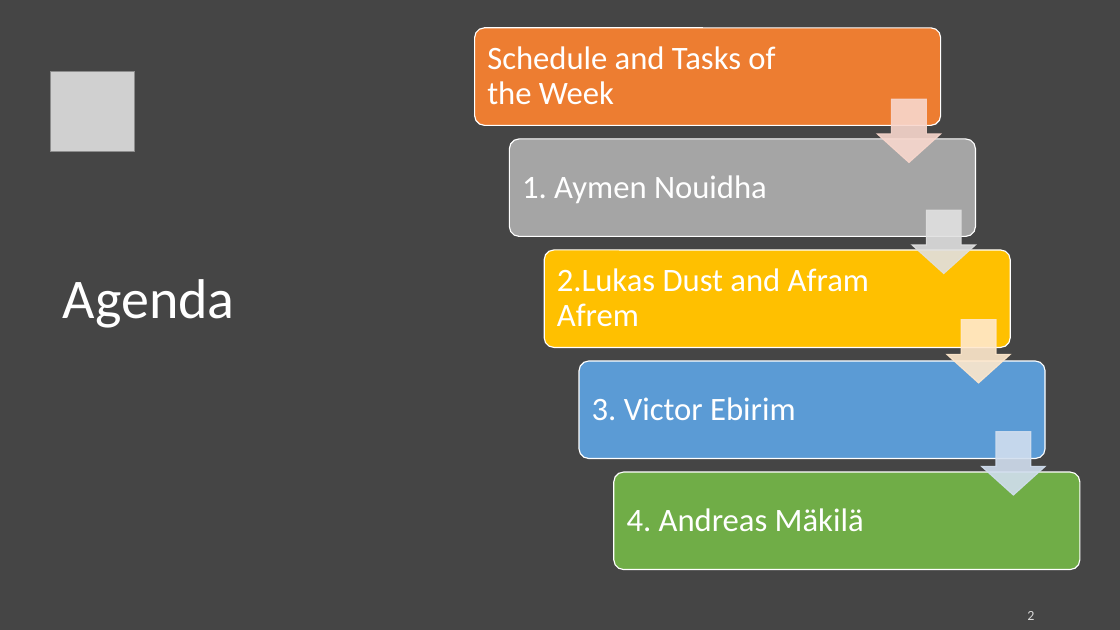
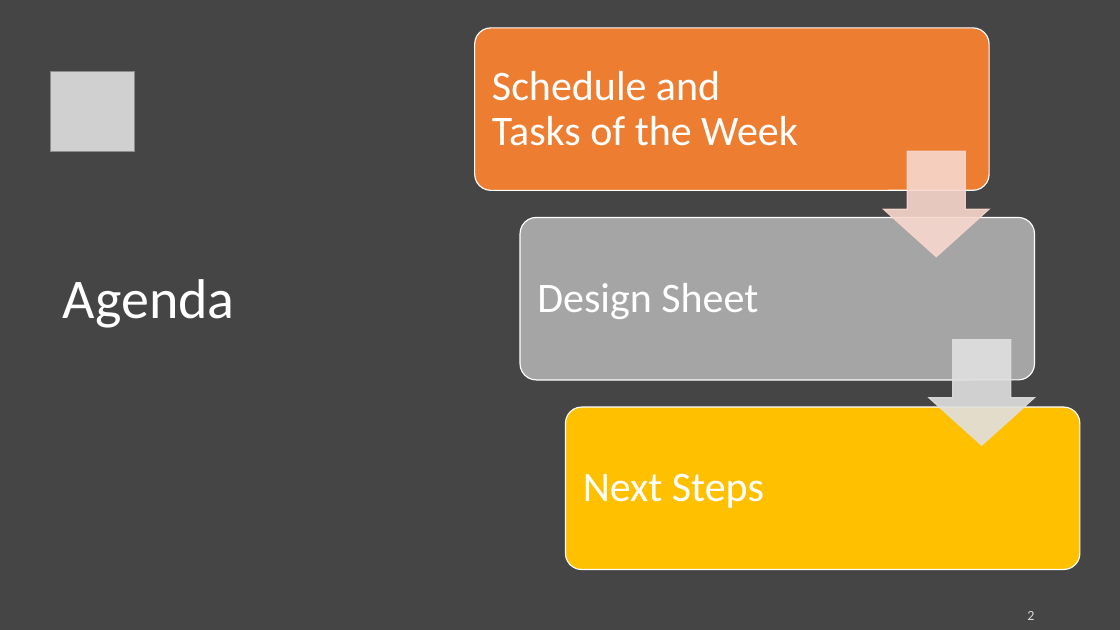
Before and after one commit to AymenNouidha/Rosa, a slide deck: slide 2 of 04_Presentations/01_Supervision_Meetings/03_Supervision_Meeting.pptx. Drawn at 1120x630 pixels with LibreOffice and Linux fonts; fonts in the diff are those of the drawing; grey boxes stand for pictures. Boxes give left, top, right and bottom in pixels: in the first picture for what was removed or moved away, otherwise in the second. Text is boxed around its words. In the diff, an @@ line names an element or a change of style, - is before the commit and + after.

```diff
--- a/04_Presentations/01_Supervision_Meetings/03_Supervision_Meeting.pptx
+++ b/04_Presentations/01_Supervision_Meetings/03_Supervision_Meeting.pptx
@@ rounded rectangle: place and size @@
-rounded rectangle at [475,28,941,125]
+rounded rectangle at [475,28,989,190]
@@ text "Schedule and Tasks of the ..." at [492,71,798,146]: size 28 to 36 pt; more space between paragraphs @@
@@ down arrow: place and size @@
-down arrow at [877,99,940,162]
+down arrow at [884,151,990,257]
@@ rounded rectangle: place and size @@
-rounded rectangle at [544,250,1011,348]
+rounded rectangle at [520,218,1034,380]
@@ rounded rectangle at [520,218,1034,380]: fill #FFC000 to #A5A5A5 @@
@@ text added at [537,283,758,319], 36 pt, text #FFFFFF @@
+Design Sheet
@@ down arrow: place and size @@
-down arrow at [947,319,1010,382]
+down arrow at [929,339,1035,445]
@@ down arrow at [929,339,1035,445]: fill #FFE8CC at 90% opacity to #E1E1E1 at 90% opacity; outline #FFE8CC 1 pt to #E1E1E1 1 pt @@
@@ rounded rectangle: place and size @@
-rounded rectangle at [614,472,1081,570]
+rounded rectangle at [565,408,1080,570]
@@ rounded rectangle at [565,408,1080,570]: fill #70AD47 to #FFC000 @@
@@ group removed at [509,139,1045,531]: 4 texts, 2 rounded rectangles, 2 down arrows @@
-1. Aymen Nouidha
-2.Lukas Dust and Afram Afrem
-3. Victor Ebirim
-4. Andreas Mäkilä
@@ text added at [583,473,764,508], 36 pt, text #FFFFFF @@
+Next Steps
```
Also in this commit, not shown: 4 other slides changed, 2 slides added, 9 slides removed, 49 other files.
